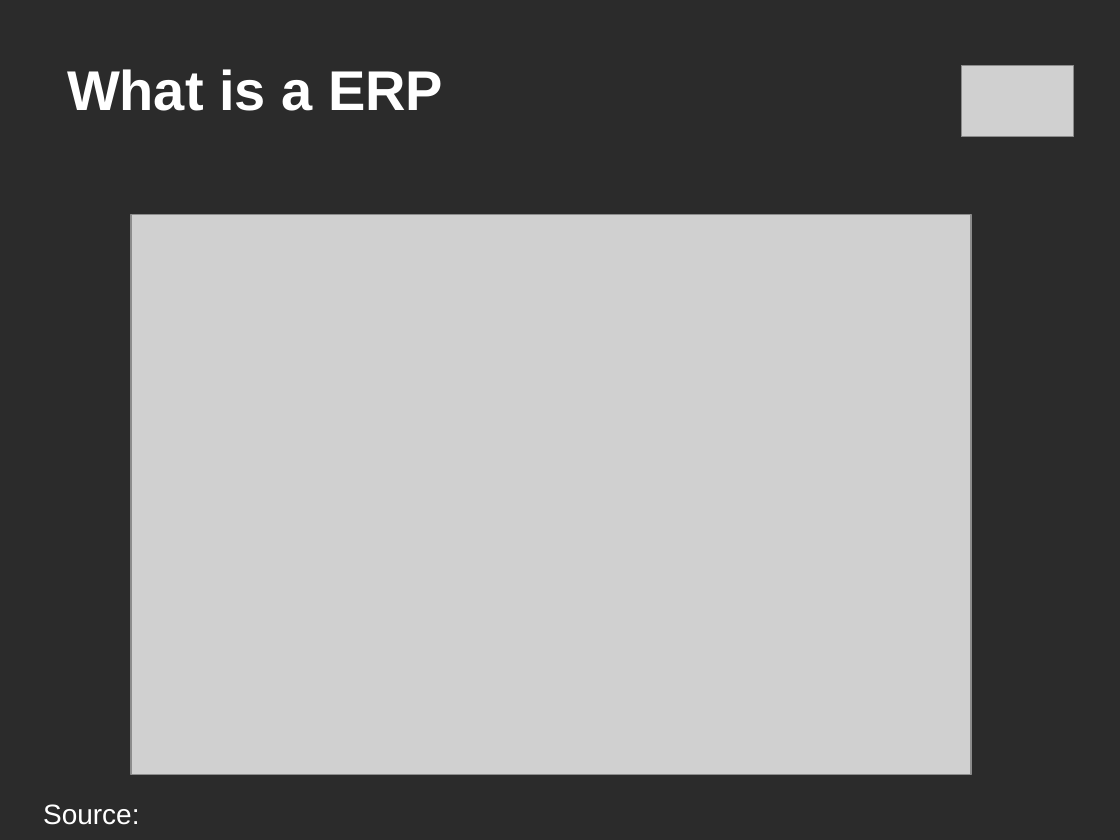
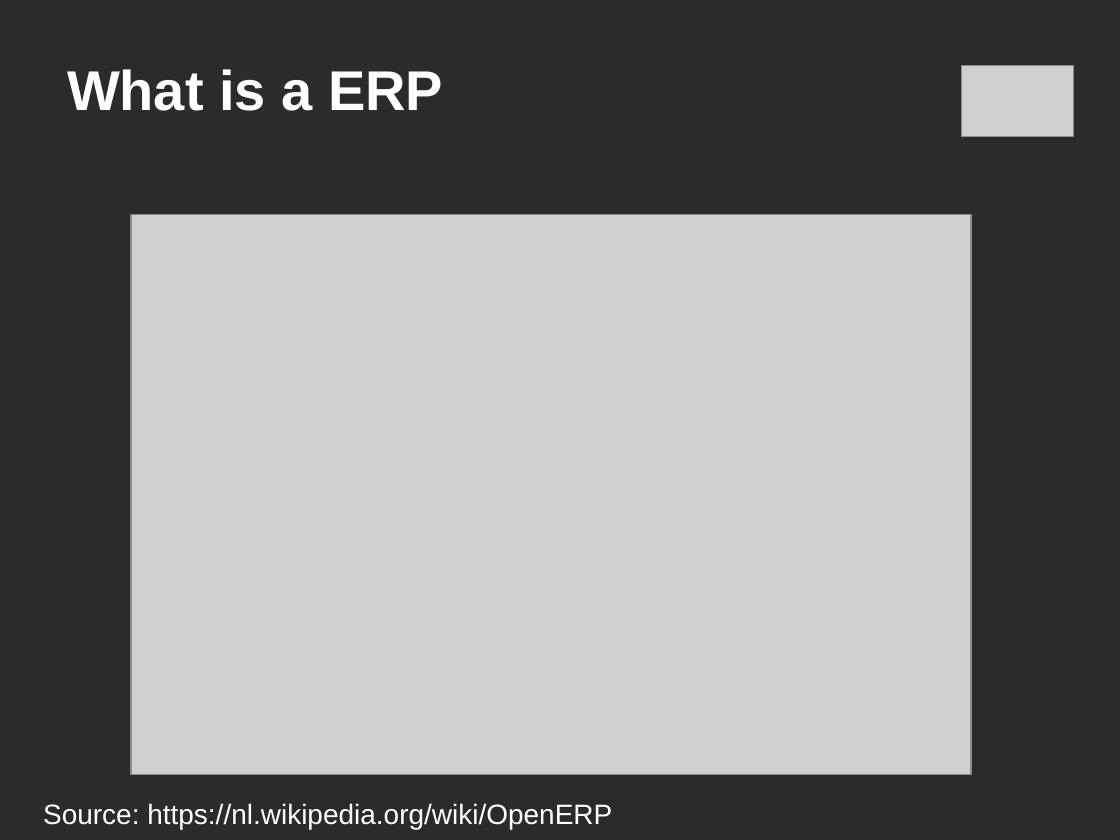
Before and after one commit to c-goosen/ctpug_11_july, a slide deck: slide 8 of Presentation/ctpug-odoo-11_july.ppt. Drawn at 1120x840 pixels with LibreOffice and Linux fonts; fonts in the diff are those of the drawing; grey boxes stand for pictures; background and template pictures are left out; a plain dark background stands for a picture behind light text. Boxes give left, top, right and bottom in pixels: in the first picture for what was removed or moved away, otherwise in the second. Text is boxed around its words. In the diff, an @@ line names an element or a change of style, - is before the commit and + after.

```diff
--- a/Presentation/ctpug-odoo-11_july.ppt
+++ b/Presentation/ctpug-odoo-11_july.ppt
@@ text at <box>43,803,612,830</box>: text changed @@
-Source:
+Source: https://nl.wikipedia.org/wiki/OpenERP
```
Also in this commit, not shown: 1 other slide changed, 5 slides added.
